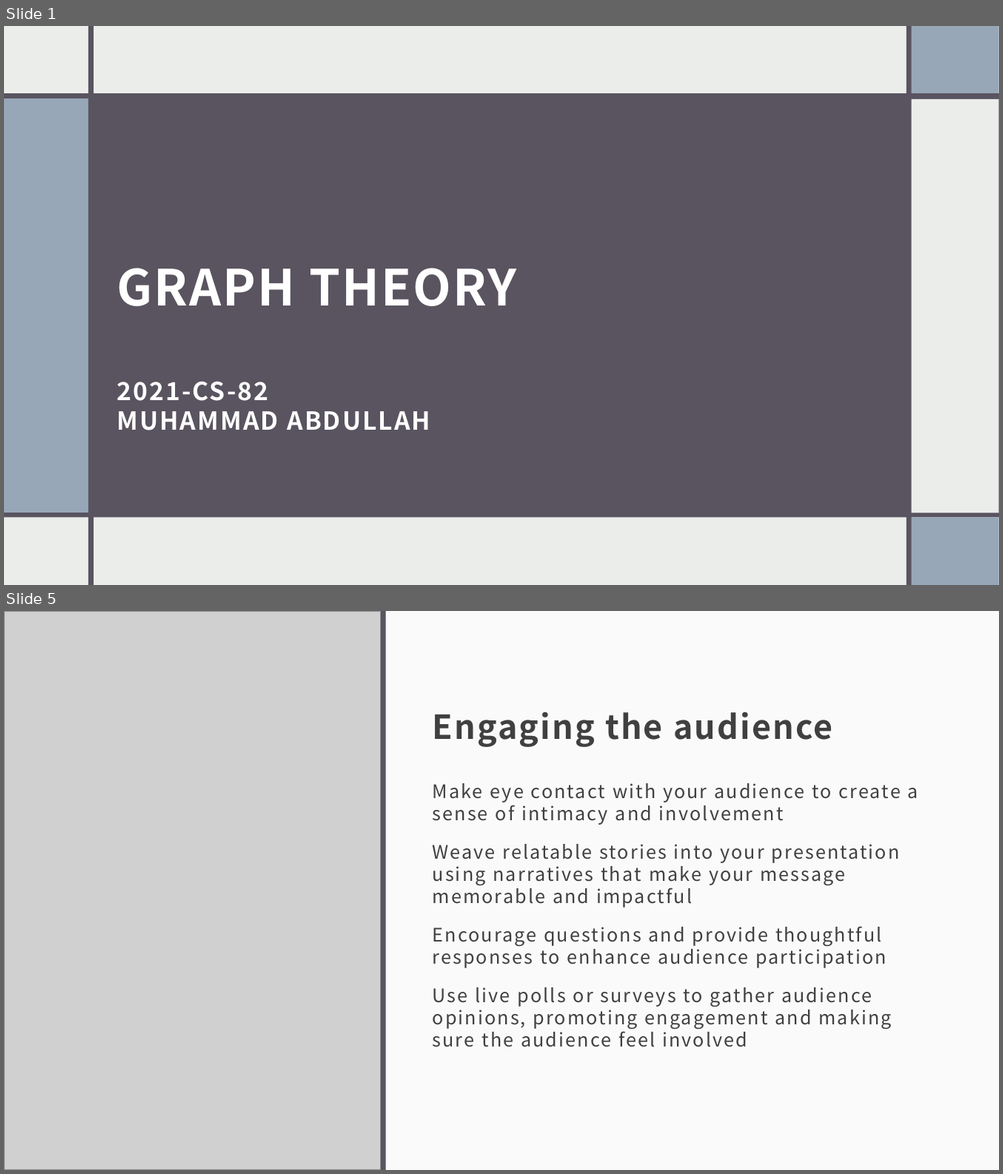
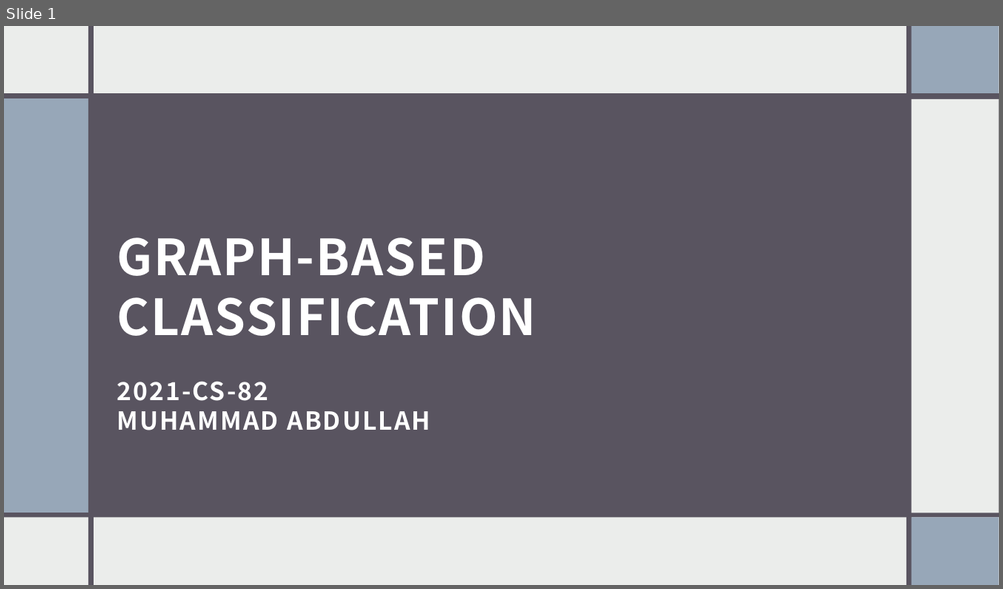
Before and after one commit to muhammadabdullah660/Graph-Based-Classification, a slide deck: Slides.pptx. Shown one above the other, each under a label of ours: slides 1 and 5 before the commit, slide 1 after it; the slides between them are not shown. The pictures are 1003x1174 and 1003x589 pixels, drawn with LibreOffice and Linux fonts; fonts in the diff are those of the drawing; grey boxes stand for pictures. Boxes give left, top, right and bottom in pixels: in the first picture for what was removed or moved away, otherwise in the second. Text is boxed around its words. In the diff, an @@ line names an element or a change of style, - is before the commit and + after.

```diff
--- a/Slides.pptx
+++ b/Slides.pptx
@@ slide 5 removed at (4,611,999,1170), background #EBEDEB @@
@@ picture removed at (4,611,381,1170) @@
@@ rectangle removed at (381,612,386,1170) @@
@@ rectangle removed at (386,611,999,1170) @@
@@ title removed at (432,712,832,747) @@
-Engaging the audience
@@ text removed at (432,783,918,1048) @@
-Make eye contact with your audience to create a sense of intimacy and involvement
-Weave relatable stories into your presentation using narratives that make your message memorable and impactful
-Encourage questions and provide thoughtful responses to enhance audience participation
-Use live polls or surveys to gather audience opinions, promoting engagement and making sure the audience feel involved
@@ slide 1 changed as well @@
@@ title at (117,238,537,336): text changed @@
-GRAPH THEORY
+GRAPH-BASED CLASSIFICATION
```
Also in this commit, not shown: 1 other slide changed, 8 slides added, 10 other slides removed, 5 other files.
